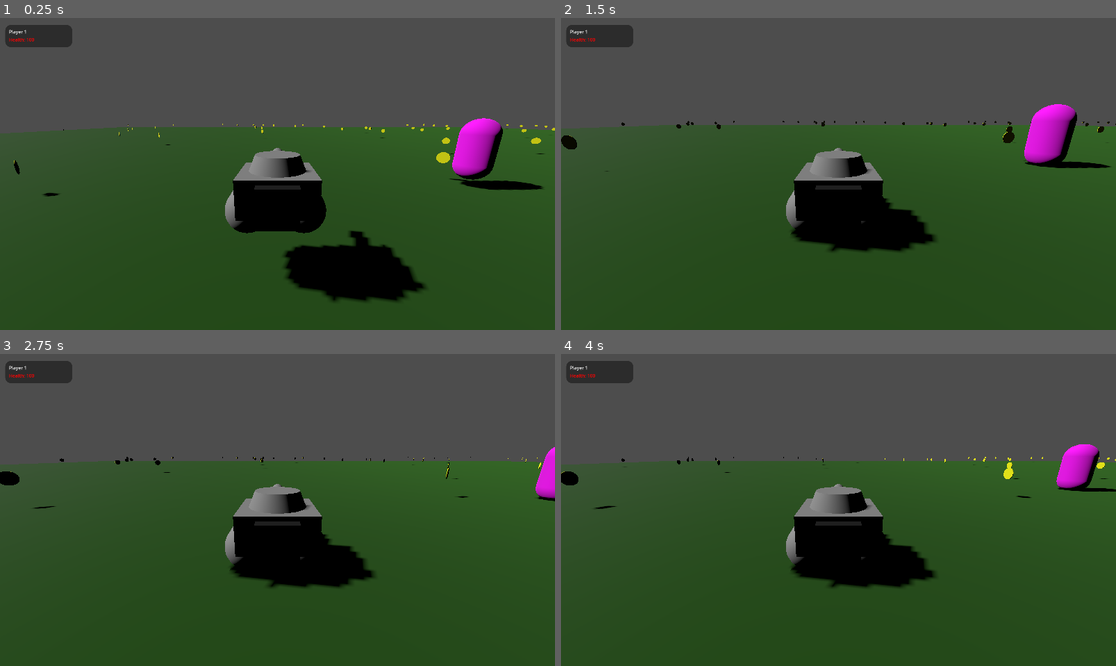
Above: before the commit, frames 1-4 (two rows, left to right).
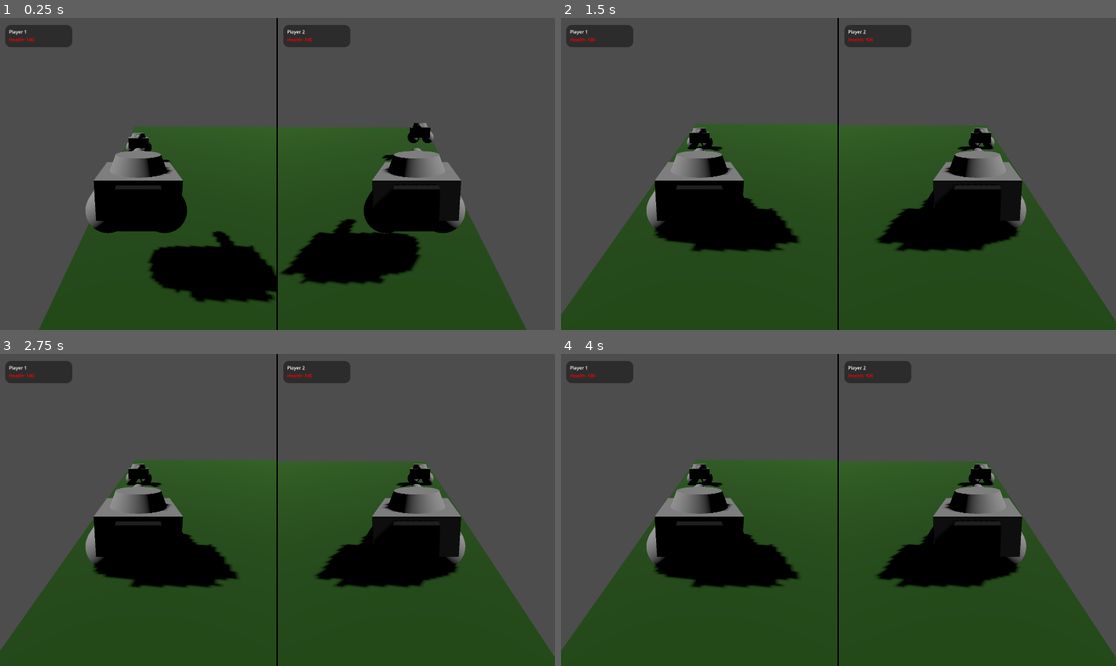
Above: after the commit, the same moments.

Repository: ewalefloch/TankGodot
Game: Godot game, scene res://game.tscn
The game is run twice, just before and just after one commit, with the same random seed, the same clock (stepped at 60 frames per second) and the same inputs. Before the commit the project starts from res://Scene/racineTank.tscn.
Inputs:
- Up to frame 1 (0.25 s): no input
- Up to frame 2 (1.5 s): tap Enter (ui_accept) at 0.5, 1.35 s; hold Right (ui_right) 0.53-1.28 s; hold Enter (ui_accept) 0.53-1.28 s; hold Left (ui_left) from 1.28 s (still down)
- Up to frame 3 (2.75 s): tap Enter (ui_accept) at 1.52, 1.82 s; release Left (ui_left) at 2.03 s; hold Right (ui_right) from 2.03 s (still down); hold Enter (ui_accept) from 2.03 s (still down)
- Up to frame 4 (4 s): release Enter (ui_accept) at 2.78 s; tap Enter (ui_accept) at 2.85, 3.02, 3.32 s; release Right (ui_right) at 3.53 s; hold Left (ui_left) from 3.53 s (still down); hold Enter (ui_accept) from 3.53 s (still down)

The runs differ from the first frame. In frame 1, 38% of the frame differs, in the area x 0-100%, y 0-100%; in frame 2, 32%; in frame 3, 32%; in frame 4, 32%.

Commit message:
feat/add damage

Diff:
--- /dev/null
+++ b/Menu/main.tscn
@@ -0,0 +1,18 @@
+[gd_scene load_steps=4 format=3 uid="uid://d3f26uwever70"]
+
+[ext_resource type="PackedScene" uid="uid://bjka1drpx3yow" path="res://game.tscn" id="1_a0fxe"]
+[ext_resource type="PackedScene" uid="uid://ckgrrjp133jbb" path="res://Menu/menu_principal.tscn" id="2_o1mnh"]
+[ext_resource type="PackedScene" uid="uid://cx64dmmqb4sf8" path="res://Menu/menu_victoire.tscn" id="3_ee6qk"]
+
+[node name="Main" type="Node3D"]
+
+[node name="MenuPrincipal" parent="." instance=ExtResource("2_o1mnh")]
+level_scene = ExtResource("1_a0fxe")
+
+[node name="MenuVictoire" parent="." instance=ExtResource("3_ee6qk")]
+level_scene = ExtResource("1_a0fxe")
+main_menu_scene = ExtResource("2_o1mnh")
+
+[node name="Game" parent="." node_paths=PackedStringArray("victory_menu", "main_menu") instance=ExtResource("1_a0fxe")]
+victory_menu = NodePath("../MenuVictoire")
+main_menu = NodePath("../MenuPrincipal")
--- /dev/null
+++ b/Menu/menu_principal.gd
@@ -0,0 +1,18 @@
+extends Control
+
+@export var level_scene: PackedScene = null
+@export var start_btn: Button
+@export var quit_btn: Button
+
+func _ready() -> void:
+	start_btn.pressed.connect(_on_start_pressed)
+	quit_btn.pressed.connect(_on_quit_pressed)
+
+	start_btn.grab_focus()
+	get_tree().paused = false
+
+func _on_start_pressed() -> void:
+	get_tree().change_scene_to_packed(level_scene)
+
+func _on_quit_pressed() -> void:
+	get_tree().quit()
--- /dev/null
+++ b/Menu/menu_principal.tscn
@@ -0,0 +1,72 @@
+[gd_scene load_steps=5 format=3 uid="uid://ckgrrjp133jbb"]
+
+[ext_resource type="Script" uid="uid://vbytu01x0su1" path="res://Menu/menu_principal.gd" id="1_bj1uy"]
+
+[sub_resource type="Gradient" id="Gradient_7dlib"]
+offsets = PackedFloat32Array(1)
+colors = PackedColorArray(0.086329244, 0.17189863, 0.28149492, 1)
+
+[sub_resource type="GradientTexture1D" id="GradientTexture1D_bj1uy"]
+gradient = SubResource("Gradient_7dlib")
+
+[sub_resource type="LabelSettings" id="LabelSettings_gmcsc"]
+font_size = 96
+
+[node name="MenuPrincipal" type="Control" node_paths=PackedStringArray("start_btn", "quit_btn")]
+layout_mode = 3
+anchors_preset = 15
+anchor_right = 1.0
+anchor_bottom = 1.0
+grow_horizontal = 2
+grow_vertical = 2
+script = ExtResource("1_bj1uy")
+start_btn = NodePath("VBoxContainer/StartBtn")
+quit_btn = NodePath("VBoxContainer/QuitBtn")
+
+[node name="TextureRect" type="TextureRect" parent="."]
+layout_mode = 1
+anchors_preset = 15
+anchor_right = 1.0
+anchor_bottom = 1.0
+grow_horizontal = 2
+grow_vertical = 2
+texture = SubResource("GradientTexture1D_bj1uy")
+
+[node name="Titre" type="Label" parent="."]
+layout_mode = 1
+anchors_preset = 5
+anchor_left = 0.5
+anchor_right = 0.5
+offset_left = -491.0
+offset_top = 189.0
+offset_right = 502.0
+offset_bottom = 321.0
+grow_horizontal = 2
+text = "LA GUERRE DES TANK"
+label_settings = SubResource("LabelSettings_gmcsc")
+
+[node name="VBoxContainer" type="VBoxContainer" parent="."]
+layout_mode = 1
+anchors_preset = 8
+anchor_left = 0.5
+anchor_top = 0.5
+anchor_right = 0.5
+anchor_bottom = 0.5
+offset_left = -331.0
+offset_top = -75.0
+offset_right = 332.0
+offset_bottom = 179.0
+grow_horizontal = 2
+grow_vertical = 2
+theme_override_constants/separation = 100
+alignment = 1
+
+[node name="StartBtn" type="Button" parent="VBoxContainer"]
+layout_mode = 2
+theme_override_font_sizes/font_size = 50
+text = "START"
+
+[node name="QuitBtn" type="Button" parent="VBoxContainer"]
+layout_mode = 2
+theme_override_font_sizes/font_size = 50
+text = "QUIT"
--- /dev/null
+++ b/Menu/menu_victoire.gd
@@ -0,0 +1,44 @@
+extends Control
+
+@export var level_scene: PackedScene = null
+@export var main_menu_scene: PackedScene = null
+@export var winner_label: Label
+@export var restart_btn: Button
+@export var title_btn: Button
+
+func _ready() -> void:
+	visible = false
+	restart_btn.pressed.connect(_on_restart_pressed)
+	title_btn.pressed.connect(_on_main_menu_pressed)
+
+	# Important : Ne pas mettre en pause ce Control quand le jeu est en pause
+	process_mode = Node.PROCESS_MODE_ALWAYS
+
+# Appelé par le Level quand une partie est finie
+func show_with_winner(winner_name: String) -> void:
+	process_mode = Node.PROCESS_MODE_ALWAYS
+	print("show_with_winner")
+	winner_label.text = "Player %s gagne !" % winner_name
+	visible = true
+	# Donner le focus pour que ui_accept déclenche le bouton
+	restart_btn.grab_focus()
+
+func _on_restart_pressed() -> void:
+	# Remettre le jeu en marche
+	get_tree().paused = false
+
+	if level_scene != null:
+		get_tree().change_scene_to_packed(level_scene)
+	else:
+		# Fallback : recharger la scène actuelle
+		get_tree().reload_current_scene()
+
+func _on_main_menu_pressed() -> void:
+	# Remettre le jeu en marche
+	get_tree().paused = false
+
+	if main_menu_scene != null:
+		get_tree().change_scene_to_packed(main_menu_scene)
+	else:
+		# Fallback : aller au menu principal par chemin
+		get_tree().change_scene_to_file("res://scenes/main_menu.tscn")
--- /dev/null
+++ b/Menu/menu_victoire.tscn
@@ -0,0 +1,73 @@
+[gd_scene load_steps=5 format=3 uid="uid://cx64dmmqb4sf8"]
+
+[ext_resource type="Script" uid="uid://dy1acrg1kj7fi" path="res://Menu/menu_victoire.gd" id="1_i6ht0"]
+
+[sub_resource type="Gradient" id="Gradient_xoj6f"]
+offsets = PackedFloat32Array(0.71428573)
+colors = PackedColorArray(0.0617714, 0.18929389, 0.18554974, 1)
+
+[sub_resource type="GradientTexture1D" id="GradientTexture1D_ne136"]
+gradient = SubResource("Gradient_xoj6f")
+
+[sub_resource type="LabelSettings" id="LabelSettings_ge8jm"]
+font_size = 96
+
+[node name="MenuVictoire" type="Control" node_paths=PackedStringArray("winner_label", "restart_btn", "title_btn")]
+layout_mode = 3
+anchors_preset = 15
+anchor_right = 1.0
+anchor_bottom = 1.0
+grow_horizontal = 2
+grow_vertical = 2
+script = ExtResource("1_i6ht0")
+winner_label = NodePath("Titre")
+restart_btn = NodePath("VBoxContainer/ReStartBtn")
+title_btn = NodePath("VBoxContainer/MenuBtn")
+
+[node name="TextureRect" type="TextureRect" parent="."]
+layout_mode = 1
+anchors_preset = 15
+anchor_right = 1.0
+anchor_bottom = 1.0
+grow_horizontal = 2
+grow_vertical = 2
+texture = SubResource("GradientTexture1D_ne136")
+
+[node name="Titre" type="Label" parent="."]
+layout_mode = 1
+anchors_preset = 5
+anchor_left = 0.5
+anchor_right = 0.5
+offset_left = -491.0
+offset_top = 189.0
+offset_right = 502.0
+offset_bottom = 321.0
+grow_horizontal = 2
+text = "VICTOIRE DE PLAYER "
+label_settings = SubResource("LabelSettings_ge8jm")
+
+[node name="VBoxContainer" type="VBoxContainer" parent="."]
+layout_mode = 1
+anchors_preset = 8
+anchor_left = 0.5
+anchor_top = 0.5
+anchor_right = 0.5
+anchor_bottom = 0.5
+offset_left = -331.0
+offset_top = -75.0
+offset_right = 332.0
+offset_bottom = 179.0
+grow_horizontal = 2
+grow_vertical = 2
+theme_override_constants/separation = 100
+alignment = 1
+
+[node name="ReStartBtn" type="Button" parent="VBoxContainer"]
+layout_mode = 2
+theme_override_font_sizes/font_size = 50
+text = "RESTART"
+
+[node name="MenuBtn" type="Button" parent="VBoxContainer"]
+layout_mode = 2
+theme_override_font_sizes/font_size = 50
+text = "MAIN MENU"
--- a/Projectile/projectile.gd
+++ b/Projectile/projectile.gd
@@ -1,12 +1,12 @@
 class_name Projectile
-extends Node3D
+extends Area3D
 # Projectile simple sans collision - Godot 4.5
 # Indentation : TAB
 
 @export var speed: float = 1.0       # m/s
 @export var lifetime: float = 2.0     # secondes avant destruction automatique
 @export var mesh_scale: float = 0.2   # taille du mesh visuel si tu veux scale
-
+@export var damage : int = 10
 var direction: Vector3 = Vector3.ZERO
 var shooter: Node = null  # paramètre pour compatibilité, non utilisé ici
 
@@ -15,6 +15,7 @@
 	shooter = shooter_node
 
 func _ready() -> void:
+	body_entered.connect(_on_body_entered)
 	await get_tree().create_timer(lifetime).timeout
 	if is_instance_valid(self):
 		queue_free()
@@ -23,3 +24,9 @@
 	if direction == Vector3.ZERO:
 		return
 	translate(direction * speed * delta)
+
+
+func _on_body_entered(body: Node3D) -> void:
+	if body is Tank :
+		body.call("take_damage",damage)
+		queue_free()
--- a/Projectile/projectile.tscn
+++ b/Projectile/projectile.tscn
@@ -10,8 +10,12 @@
 radius = 0.1
 height = 0.5
 
-[node name="Projectile" type="Node3D"]
-transform = Transform3D(1, 0, 0, 0, -4.371139e-08, -1, 0, 1, -4.371139e-08, 0, 0, 0)
+[sub_resource type="CapsuleShape3D" id="CapsuleShape3D_08sw2"]
+radius = 0.1
+height = 0.5
+
+[node name="Projectile" type="Area3D"]
+transform = Transform3D(-4.371139e-08, -1, 0, 1, -4.371139e-08, 0, 0, 0, 1, 0, 0, 0)
 script = ExtResource("1_a85iw")
 metadata/_custom_type_script = "uid://doxqiplqcp07y"
 
@@ -19,3 +23,6 @@
 transform = Transform3D(0.99999994, 0, 0, 0, 0.99999994, 0, 0, 0, 1, 0, 0, 0)
 mesh = SubResource("CapsuleMesh_a85iw")
 skeleton = NodePath("")
+
+[node name="CollisionShape3D" type="CollisionShape3D" parent="."]
+shape = SubResource("CapsuleShape3D_08sw2")
--- a/Tank/tank.gd
+++ b/Tank/tank.gd
@@ -43,6 +43,7 @@
 # --- signal pour le HUD
 signal health_changed(new_health: int)
 signal gold_changed(new_gold: int)
+signal died(player_id: int)
 
 # --- Etats internes (vitesses des chenilles en m/s)
 var left_speed: float = 0.0
@@ -154,5 +155,9 @@
 
 func take_damage(amount: int) -> void:
 	self.health -= amount
-	if health < 0:
-		self.health = 0
+	if health <= 0:
+		die()
+
+func die() -> void:
+	emit_signal("died", player_id)
+	queue_free()
--- a/Turret/turret.tscn
+++ b/Turret/turret.tscn
@@ -11,10 +11,8 @@
 radius = 0.1
 height = 0.8
 
-[node name="Turret" type="Node3D" node_paths=PackedStringArray("turret_base", "barrel")]
+[node name="Turret" type="Node3D"]
 script = ExtResource("1_3oylf")
-turret_base = NodePath("Base")
-barrel = NodePath("Barrel")
 projectile_scene = ExtResource("2_tjdg3")
 muzzle_path = NodePath("Barrel/MuzzlePoint")
 metadata/_custom_type_script = "uid://bo5ghrk2b648y"
--- /dev/null
+++ b/game.gd
@@ -0,0 +1,33 @@
+extends Node3D
+
+@export var tankP1: Tank
+@export var tankP2: Tank
+@export var victory_menu: Control
+@export var main_menu: Control
+
+func _ready() -> void:
+	# Connecter les signaux des tanks
+	if tankP1:
+		tankP1.died.connect(_on_tank_died)
+
+	if tankP2:
+		tankP2.died.connect(_on_tank_died)
+
+	# S'assurer que le menu est caché au départ
+	if victory_menu:
+		victory_menu.visible = false
+
+func _on_tank_died(player_id: int) -> void:
+	# Déterminer quel joueur a gagné
+	var winner_id = 2 if player_id == 1 else 1
+	var winner_name = "Joueur %d" % winner_id
+
+	print("Le joueur ", player_id, " est mort. ", winner_name, " a gagné!")
+
+	# Afficher le menu victoire avec le nom du gagnant
+	if victory_menu:
+		victory_menu.show_with_winner(winner_name)
+		victory_menu.visible=true
+
+	# Optionnel : Mettre le jeu en pause (les tanks ne bougeront plus)
+	get_tree().paused = true
--- a/game.tscn
+++ b/game.tscn
@@ -1,6 +1,7 @@
-[gd_scene load_steps=8 format=3 uid="uid://bjka1drpx3yow"]
+[gd_scene load_steps=9 format=3 uid="uid://bjka1drpx3yow"]
 
 [ext_resource type="PackedScene" uid="uid://bh5h347n2ooq7" path="res://Tank/tank.tscn" id="1_80nbo"]
+[ext_resource type="Script" uid="uid://b7s2spwfk8iq4" path="res://game.gd" id="1_fc0e3"]
 [ext_resource type="PackedScene" uid="uid://bedm5labi4dcb" path="res://HUD/hud.tscn" id="2_e2o6t"]
 [ext_resource type="Script" uid="uid://dboxx3bjruxw0" path="res://HUD/hud_player.gd" id="3_feb5d"]
 
@@ -17,7 +18,12 @@
 [sub_resource type="BoxShape3D" id="BoxShape3D_feb5d"]
 size = Vector3(100, 1, 100)
 
-[node name="Game" type="Node3D"]
+[node name="Game" type="Node3D" node_paths=PackedStringArray("tankP1", "tankP2", "victory_menu", "main_menu")]
+script = ExtResource("1_fc0e3")
+tankP1 = NodePath("HBoxContainer/SubViewportContainer/SubViewport/TankP1")
+tankP2 = NodePath("HBoxContainer/SubViewportContainer2/SubViewport/TankP2")
+victory_menu = NodePath("")
+main_menu = NodePath("")
 
 [node name="HBoxContainer" type="HBoxContainer" parent="."]
 layout_direction = 2
@@ -39,10 +45,9 @@
 render_target_update_mode = 4
 
 [node name="TankP1" parent="HBoxContainer/SubViewportContainer/SubViewport" instance=ExtResource("1_80nbo")]
-transform = Transform3D(1, 0, 0, 0, 1, 0, 0, 0, 1, -48.9234, 0, 10.696169)
+transform = Transform3D(1, 0, 0, 0, 1, 0, 0, 0, 1, -48.9234, 1.4879389, 10.696169)
 
 [node name="HUD1" parent="HBoxContainer/SubViewportContainer/SubViewport" instance=ExtResource("2_e2o6t")]
-player_id = null
 player_color = null
 
 [node name="HudPlayer1" type="Node" parent="HBoxContainer/SubViewportContainer/SubViewport" node_paths=PackedStringArray("tank", "hud")]
@@ -67,11 +72,10 @@
 render_target_update_mode = 4
 
 [node name="TankP2" parent="HBoxContainer/SubViewportContainer2/SubViewport" instance=ExtResource("1_80nbo")]
-transform = Transform3D(-0.99973303, 0, -0.0231061, 0, 1, 0, 0.0231061, 0, -0.99973303, -48.9234, -0.14890194, 2.6728306)
+transform = Transform3D(-0.99973303, 0, -0.0231061, 0, 1, 0, 0.0231061, 0, -0.99973303, -48.9234, 1.227376, 2.6728306)
 player_id = 2
 
 [node name="HUD2" parent="HBoxContainer/SubViewportContainer2/SubViewport" instance=ExtResource("2_e2o6t")]
-player_id = null
 player_color = null
 
 [node name="HudPlayer2" type="Node" parent="HBoxContainer/SubViewportContainer2/SubViewport" node_paths=PackedStringArray("tank", "hud")]
--- a/project.godot
+++ b/project.godot
@@ -11,7 +11,7 @@
 [application]
 
 config/name="MonPremierJeu"
-run/main_scene="uid://l1la5jcjxf2i"
+run/main_scene="uid://bjka1drpx3yow"
 config/features=PackedStringArray("4.5", "Forward Plus")
 config/icon="res://icon.svg"
 
@@ -27,6 +27,14 @@
 
 [input]
 
+ui_accept={
+"deadzone": 0.5,
+"events": [Object(InputEventKey,"resource_local_to_scene":false,"resource_name":"","device":0,"window_id":0,"alt_pressed":false,"shift_pressed":false,"ctrl_pressed":false,"meta_pressed":false,"pressed":false,"keycode":4194309,"physical_keycode":0,"key_label":0,"unicode":0,"location":0,"echo":false,"script":null)
+, Object(InputEventKey,"resource_local_to_scene":false,"resource_name":"","device":0,"window_id":0,"alt_pressed":false,"shift_pressed":false,"ctrl_pressed":false,"meta_pressed":false,"pressed":false,"keycode":4194310,"physical_keycode":0,"key_label":0,"unicode":0,"location":0,"echo":false,"script":null)
+, Object(InputEventKey,"resource_local_to_scene":false,"resource_name":"","device":0,"window_id":0,"alt_pressed":false,"shift_pressed":false,"ctrl_pressed":false,"meta_pressed":false,"pressed":false,"keycode":32,"physical_keycode":0,"key_label":0,"unicode":32,"location":0,"echo":false,"script":null)
+, Object(InputEventJoypadButton,"resource_local_to_scene":false,"resource_name":"","device":-1,"button_index":0,"pressure":0.0,"pressed":true,"script":null)
+]
+}
 p1_turret_left={
 "deadzone": 0.0,
 "events": [Object(InputEventKey,"resource_local_to_scene":false,"resource_name":"","device":-1,"window_id":0,"alt_press …(191 unchanged characters)…
Not shown, added: Menu/menu_principal.gd.uid
Not shown, added: Menu/menu_victoire.gd.uid
Not shown: 1 places in Projectile/projectile.tscn that only renumber resources
Not shown, added: game.gd.uid
